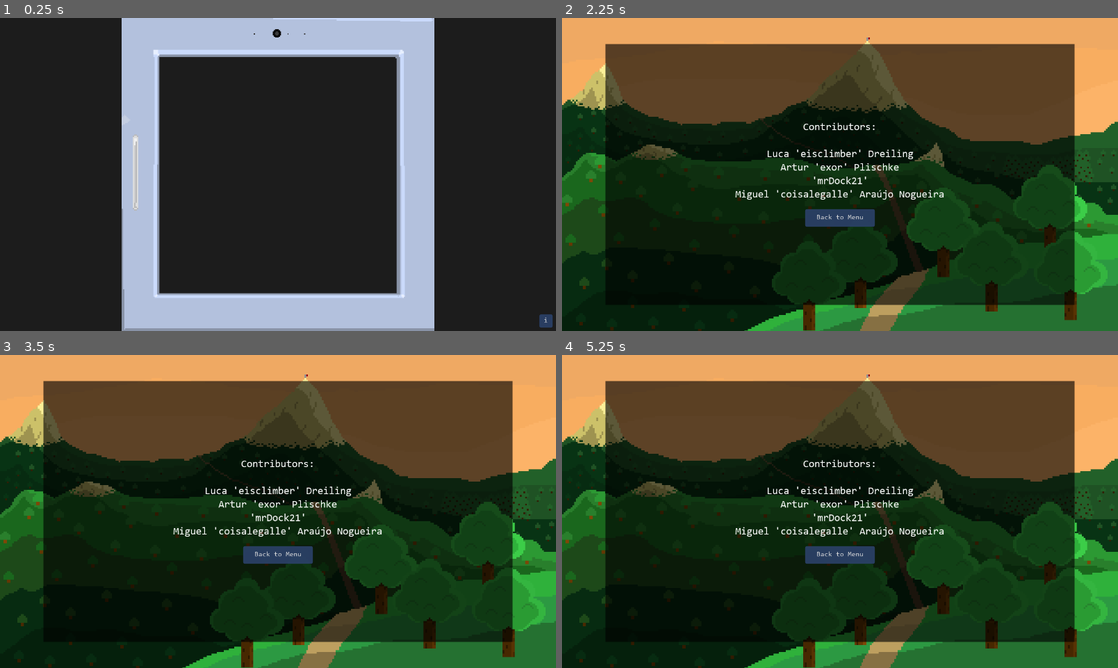
Above: before the commit, frames 1-4 (two rows, left to right).
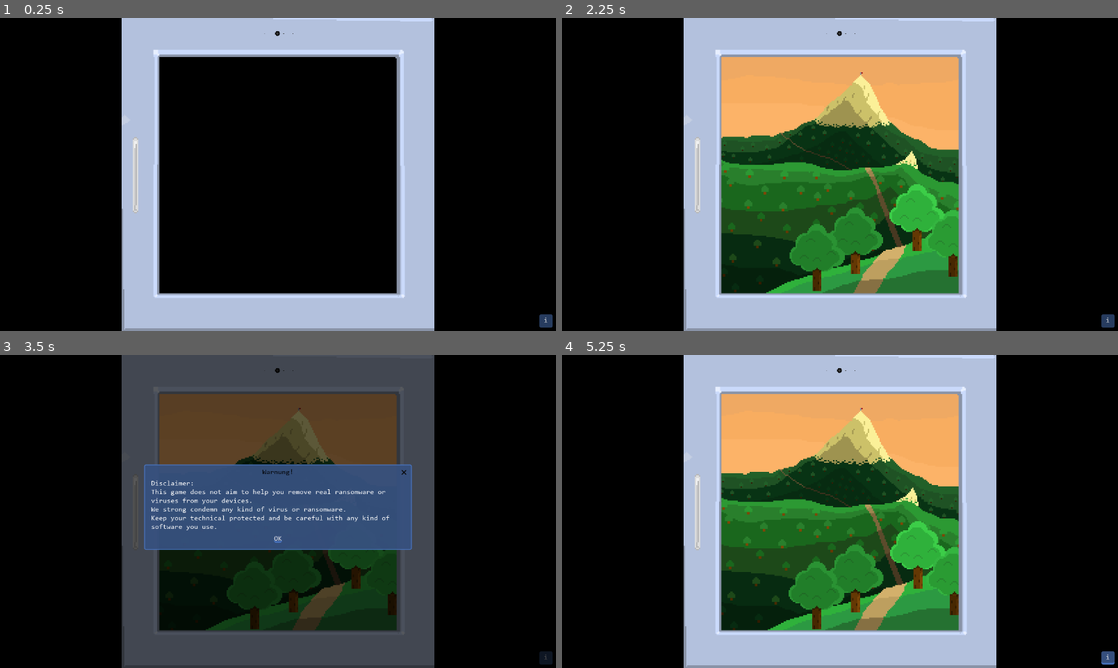
Above: after the commit, the same moments.

Repository: eisclimber/my-first-game-jam-summer-2021
Game: Godot game, scene res://scenes/screens/MainMenuScreen.tscn
Two runs of this game, one before a commit and one after it. Both use one fixed random seed, a clock stepped at 60 frames per second and the inputs below. Sound files missing from this copy of the repository are replaced by a short silence.
Inputs (mouse positions are in pixels of both pictures, inside the frame that each line leads up to):
- Up to frame 1 (0.25 s): no input
- Up to frame 2 (2.25 s): click "i" at 0.5 s; click (840, 174) at 1.25 s, where only the run before the commit has a clickable "Options"; click (840, 224) at 2 s, where only the run before the commit has a clickable "Credits"
- Up to frame 3 (3.5 s): click (544, 658) at 2.75 s, where only the run after the commit has a clickable "i"
- Up to frame 4 (5.25 s): click (840, 492) at 3.5 s, where only the run after the commit has a clickable "Play"; click (840, 492) at 4.25 s, where only the run after the commit has a clickable "Play"; click (840, 539) at 5 s, where only the run after the commit has a clickable "OK"

The runs differ from the first frame. In frame 1, 76% of the frame differs, in the area x 0-100%, y 0-100%; in frame 2, 94%; in frame 3, 82%; in frame 4, 94%.

Commit message:
More Fixes

Diff:
--- a/PlainProject/scenes/game/decoy_windows/SmithCoinNewsWindow.tscn
+++ b/PlainProject/scenes/game/decoy_windows/SmithCoinNewsWindow.tscn
@@ -7,10 +7,11 @@
 anchor_top = 0.5
 anchor_right = 0.5
 anchor_bottom = 0.5
-margin_left = -255.0
-margin_top = -176.0
-margin_right = 255.0
-margin_bottom = 176.0
+margin_left = -300.0
+margin_top = -226.5
+margin_right = 300.0
+margin_bottom = 226.5
+rect_min_size = Vector2( 600, 450 )
 title = "SmithCoin News"
 text_content = "News: This new and innovative Crypto Currency is taking over the globe
 
@@ -23,34 +24,34 @@
 Get them while they are hot!"
 
 [node name="Margin" parent="." index="0"]
-margin_right = 508.0
-margin_bottom = 350.0
+margin_right = 598.0
+margin_bottom = 451.0
 
 [node name="ContentVBox" parent="Margin" index="0"]
-margin_right = 502.0
-margin_bottom = 344.0
+margin_right = 592.0
+margin_bottom = 445.0
 
 [node name="TitleHBox" parent="Margin/ContentVBox" index="0"]
-margin_right = 498.0
+margin_right = 588.0
 
 [node name="TitleMargin" parent="Margin/ContentVBox/TitleHBox" index="1"]
-margin_right = 477.0
+margin_right = 567.0
 
 [node name="TitleLabel" parent="Margin/ContentVBox/TitleHBox/TitleMargin" index="0"]
-margin_right = 473.0
+margin_right = 563.0
 text = "SmithCoin News"
 
 [node name="CloseButton" parent="Margin/ContentVBox/TitleHBox" index="2"]
-margin_left = 481.0
-margin_right = 498.0
+margin_left = 571.0
+margin_right = 588.0
 
 [node name="ContentControl" parent="Margin/ContentVBox" index="1"]
-margin_right = 498.0
-margin_bottom = 342.0
+margin_right = 588.0
+margin_bottom = 443.0
 
 [node name="ContentLabel" parent="Margin/ContentVBox/ContentControl/ContentMargin" index="0"]
-margin_right = 488.0
-margin_bottom = 427.0
+margin_right = 578.0
+margin_bottom = 401.0
 text = "News: This new and innovative Crypto Currency is taking over the globe
 
 The coin uses an unique algorithm to generate a new coin.
--- a/PlainProject/scenes/game/hacked_window/HackedWindow.gd
+++ b/PlainProject/scenes/game/hacked_window/HackedWindow.gd
@@ -9,7 +9,7 @@
 onready var line_edit = $Margin/ContentVBox/ContentControl/ContentMargin/NotPayedHBox/CodeLineEdit
 
 func _ready() -> void:
-	line_edit.max_length = code.length()
+#	line_edit.max_length = code.length()
 	if has_code:
 		print("HackedWindow.gd: has_code was set initally with code \"%s\"." % code)
 
@@ -33,7 +33,7 @@
 
 	code = new_code
 
-	line_edit.max_length = code.length()
+#	line_edit.max_length = code.length()
 
 	print("HackedWindow.gd: [DEBUG] Code is ", code)
 
@@ -42,8 +42,6 @@
 
 func set_has_code(_has_code : bool) -> void:
 	has_code = _has_code
-
-
 
 
 func _on_CodeLineEdit_text_entered(_new_text : String) -> void:
--- a/PlainProject/scenes/screens/GameWonScreen.tscn
+++ b/PlainProject/scenes/screens/GameWonScreen.tscn
@@ -135,6 +135,18 @@
 "update": 1,
 "values": [ 0, 2 ]
 }
+tracks/10/type = "value"
+tracks/10/path = NodePath("MarginContainer:mouse_filter")
+tracks/10/interp = 1
+tracks/10/loop_wrap = true
+tracks/10/imported = false
+tracks/10/enabled = true
+tracks/10/keys = {
+"times": PoolRealArray( 0, 4.9 ),
+"transitions": PoolRealArray( 1, 1 ),
+"update": 1,
+"values": [ 0, 2 ]
+}
 
 [node name="GameWonScreen" type="Control"]
 anchor_right = 1.0
@@ -230,6 +242,7 @@
 [node name="MarginContainer" type="MarginContainer" parent="."]
 anchor_right = 1.0
 anchor_bottom = 1.0
+mouse_filter = 2
 custom_constants/margin_top = 100
 __meta__ = {
 "_edit_use_anchors_": false
--- a/PlainProject/scenes/screens/MainMenuScreen.gd
+++ b/PlainProject/scenes/screens/MainMenuScreen.gd
@@ -1,25 +1,40 @@
 extends Control
 
 func _ready():
+	set_menu_buttons_disabled(true)
 	start_animation()
 
+
 func start_animation():
-	var screen = $Margin
+	var screen = $AspectRatio/Margin
 	var tween = $Tween
 
 	yield(get_tree().create_timer(1), "timeout")
-
 	screen.rect_pivot_offset = screen.rect_size / 2
 	screen.rect_scale = Vector2(0, 0)
-	screen.show()
 
 	tween.interpolate_property(
 		screen, "rect_scale",
-		Vector2(0, 0), Vector2(1, 1), 1,
-		Tween.TRANS_ELASTIC, Tween.EASE_IN_OUT
+		Vector2(0, 0), Vector2(1, 1), 2,
+		Tween.TRANS_ELASTIC, Tween.EASE_OUT
 	)
+
+	tween.interpolate_property(
+		screen, "visible",
+		false, true, 0,
+		Tween.TRANS_ELASTIC, Tween.EASE_IN,
+		0.35
+	)
+
 	tween.start()
-	#yield(get_tree().create_timer(1), "timeout")
+
+
+func set_menu_buttons_disabled(_disabled : bool) -> void:
+	for child in $AspectRatio/Margin/ButtonsVBox.get_children():
+		if child is Button:
+			child.disabled = _disabled
+
+
 
 func _on_PlayButton_pressed():
 	var _error = get_tree().change_scene(ScenePaths.INTRO_SCENE)
@@ -44,3 +59,7 @@
 
 func _on_AcceptDialog_popup_hide():
 	$GrayOverlay.hide()
+
+
+func _on_Tween_tween_all_completed() -> void:
+	set_menu_buttons_disabled(false)
--- a/PlainProject/scenes/screens/MainMenuScreen.tscn
+++ b/PlainProject/scenes/screens/MainMenuScreen.tscn
@@ -87,59 +87,84 @@
 [node name="Background black" type="ColorRect" parent="."]
 anchor_right = 1.0
 anchor_bottom = 1.0
-color = Color( 0, 0, 0, 0.631373 )
-__meta__ = {
-"_edit_use_anchors_": false
-}
-
-[node name="Margin" type="MarginContainer" parent="."]
+color = Color( 0, 0, 0, 1 )
+__meta__ = {
+"_edit_use_anchors_": false
+}
+
+[node name="AspectRatio" type="AspectRatioContainer" parent="."]
+anchor_right = 1.0
+anchor_bottom = 1.0
+__meta__ = {
+"_edit_use_anchors_": false
+}
+
+[node name="Margin" type="MarginContainer" parent="AspectRatio"]
 visible = false
-anchor_left = 0.286
-anchor_top = 0.121
-anchor_right = 0.715
-anchor_bottom = 0.879
-margin_left = -0.0800171
-margin_top = -0.120003
-margin_right = -0.200073
-__meta__ = {
-"_edit_use_anchors_": false
-}
-
-[node name="Background PC" type="TextureRect" parent="Margin"]
-margin_right = 548.0
-margin_bottom = 545.0
+margin_left = 280.0
+margin_right = 1000.0
+margin_bottom = 720.0
+custom_constants/margin_right = 80
+custom_constants/margin_top = 80
+custom_constants/margin_left = 80
+custom_constants/margin_bottom = 80
+__meta__ = {
+"_edit_use_anchors_": false
+}
+
+[node name="PCBackgroundColor" type="ColorRect" parent="AspectRatio/Margin"]
+margin_left = 80.0
+margin_top = 80.0
+margin_right = 640.0
+margin_bottom = 640.0
+color = Color( 0.109804, 0.109804, 0.109804, 1 )
+__meta__ = {
+"_edit_use_anchors_": false
+}
+
+[node name="Background PC" type="TextureRect" parent="AspectRatio/Margin"]
+margin_left = 80.0
+margin_top = 80.0
+margin_right = 640.0
+margin_bottom = 640.0
 texture = ExtResource( 4 )
 stretch_mode = 7
 __meta__ = {
 "_edit_use_anchors_": false
 }
 
-[node name="ColorRect" type="ColorRect" parent="Margin"]
-margin_right = 548.0
-margin_bottom = 545.0
+[node name="GrayOverlay" type="ColorRect" parent="AspectRatio/Margin"]
+margin_left = 80.0
+margin_top = 80.0
+margin_right = 640.0
+margin_bottom = 640.0
 color = Color( 0, 0, 0, 0.631373 )
 __meta__ = {
 "_edit_use_anchors_": false
 }
 
-[node name="Margin" type="MarginContainer" parent="Margin"]
-margin_right = 548.0
-margin_bottom = 545.0
+[node name="Margin" type="MarginContainer" parent="AspectRatio/Margin"]
+margin_left = 80.0
+margin_top = 80.0
+margin_right = 640.0
+margin_bottom = 640.0
 custom_constants/margin_right = 60
 custom_constants/margin_top = 60
 custom_constants/margin_left = 60
 custom_constants/margin_bottom = 60
 
-[node name="ButtonsVBox" type="VBoxContainer" parent="Margin"]
-margin_right = 548.0
-margin_bottom = 545.0
+[node name="ButtonsVBox" type="VBoxContainer" parent="AspectRatio/Margin"]
+margin_left = 80.0
+margin_top = 80.0
+margin_right = 640.0
+margin_bottom = 640.0
 custom_constants/separation = 20
 alignment = 1
 
-[node name="ForkliftLogo" type="TextureRect" parent="Margin/ButtonsVBox"]
-margin_top = 48.0
-margin_right = 549.0
-margin_bottom = 176.0
+[node name="ForkliftLogo" type="TextureRect" parent="AspectRatio/Margin/ButtonsVBox"]
+margin_top = 56.0
+margin_right = 560.0
+margin_bottom = 184.0
 rect_min_size = Vector2( 0, 128 )
 texture = ExtResource( 5 )
 stretch_mode = 6
@@ -147,46 +172,48 @@
 "_edit_use_anchors_": false
 }
 
-[node name="PlayButton" parent="Margin/ButtonsVBox" instance=ExtResource( 1 )]
-margin_left = 154.0
-margin_top = 196.0
-margin_right = 394.0
-margin_bottom = 256.0
+[node name="PlayButton" parent="AspectRatio/Margin/ButtonsVBox" instance=ExtResource( 1 )]
+margin_left = 160.0
+margin_top = 204.0
+margin_right = 400.0
+margin_bottom = 264.0
 rect_min_size = Vector2( 240, 60 )
 size_flags_horizontal = 4
 text = "Play"
 
-[node name="OptionsButton" parent="Margin/ButtonsVBox" instance=ExtResource( 1 )]
-margin_left = 154.0
-margin_top = 276.0
-margin_right = 394.0
-margin_bottom = 336.0
+[node name="OptionsButton" parent="AspectRatio/Margin/ButtonsVBox" instance=ExtResource( 1 )]
+margin_left = 160.0
+margin_top = 284.0
+margin_right = 400.0
+margin_bottom = 344.0
 rect_min_size = Vector2( 240, 60 )
 size_flags_horizontal = 4
 text = "Options"
 
-[node name="CreditsButton" parent="Margin/ButtonsVBox" instance=ExtResource( 1 )]
-margin_left = 154.0
-margin_top = 356.0
-margin_right = 394.0
-margin_bottom = 416.0
+[node name="CreditsButton" parent="AspectRatio/Margin/ButtonsVBox" instance=ExtResource( 1 )]
+margin_left = 160.0
+margin_top = 364.0
+margin_right = 400.0
+margin_bottom = 424.0
 rect_min_size = Vector2( 240, 60 )
 size_flags_horizontal = 4
 text = "Credits"
 
-[node name="ExitButton" parent="Margin/ButtonsVBox" instance=ExtResource( 1 )]
-margin_left = 154.0
-margin_top = 436.0
-margin_right = 394.0
-margin_bottom = 496.0
+[node name="ExitButton" parent="AspectRatio/Margin/ButtonsVBox" instance=ExtResource( 1 )]
+margin_left = 160.0
+margin_top = 444.0
+margin_right = 400.0
+margin_bottom = 504.0
 rect_min_size = Vector2( 240, 60 )
 size_flags_horizontal = 4
 text = "Exit"
 
-[node name="ScreenEffect" type="TextureRect" parent="Margin"]
+[node name="ScreenEffect" type="TextureRect" parent="AspectRatio/Margin"]
 material = SubResource( 2 )
-margin_right = 548.0
-margin_bottom = 545.0
+margin_left = 80.0
+margin_top = 80.0
+margin_right = 640.0
+margin_bottom = 640.0
 mouse_filter = 2
 texture = ExtResource( 4 )
 stretch_mode = 7
@@ -194,9 +221,10 @@
 "_edit_use_anchors_": false
 }
 
-[node name="Foreground PC" type="TextureRect" parent="."]
-anchor_right = 1.0
-anchor_bottom = 1.0
+[node name="Foreground PC" type="TextureRect" parent="AspectRatio"]
+margin_left = 280.0
+margin_right = 1000.0
+margin_bottom = 720.0
 mouse_filter = 2
 texture = ExtResource( 7 )
 stretch_mode = 6
@@ -204,7 +232,7 @@
 "_edit_use_anchors_": false
 }
 
-[node name="PC Decoration" type="TextureRect" parent="Foreground PC"]
+[node name="PC Decoration" type="TextureRect" parent="AspectRatio/Foreground PC"]
 anchor_left = 0.437
 anchor_top = 0.001
 anchor_right = 0.558
@@ -220,13 +248,12 @@
 "_edit_use_anchors_": false
 }
 
-[node name="PC Decoration2" type="TextureRect" parent="Foreground PC"]
-anchor_left = 0.219
-anchor_top = 0.355
-anchor_right = 0.269
-anchor_bottom = 0.628
-margin_right = -0.320038
-margin_bottom = -0.160004
+[node name="PC Decoration2" type="TextureRect" parent="AspectRatio/Foreground PC"]
+anchor_top = 0.5
+anchor_bottom = 0.5
+margin_top = -98.2
+margin_right = 64.0
+margin_bottom = 98.2
 mouse_filter = 2
 texture = ExtResource( 6 )
 stretch_mode = 7
@@ -235,10 +262,12 @@
 }
 
 [node name="Margin2" type="MarginContainer" parent="."]
-margin_left = 1242.0
-margin_top = 682.0
-margin_right = 1280.0
-margin_bottom = 720.0
+anchor_left = 1.0
+anchor_top = 1.0
+anchor_right = 1.0
+anchor_bottom = 1.0
+margin_left = -38.0
+margin_top = -38.0
 grow_horizontal = 0
 grow_vertical = 0
 size_flags_horizontal = 4
@@ -291,9 +320,10 @@
 
 [node name="Tween" type="Tween" parent="."]
 
-[connection signal="pressed" from="Margin/ButtonsVBox/PlayButton" to="." method="_on_PlayButton_pressed"]
-[connection signal="pressed" from="Margin/ButtonsVBox/OptionsButton" to="." method="_on_OptionsButton_pressed"]
-[connection signal="pressed" from="Margin/ButtonsVBox/CreditsButton" to="." method="_on_CreditsButton_pressed"]
-[connection signal="pressed" from="Margin/ButtonsVBox/ExitButton" to="." method="_on_ExitButton_pressed"]
+[connection signal="pressed" from="AspectRatio/Margin/ButtonsVBox/PlayButton" to="." method="_on_PlayButton_pressed"]
+[connection signal="pressed" from="AspectRatio/Margin/ButtonsVBox/OptionsButton" to="." method="_on_OptionsButton_pressed"]
+[connection signal="pressed" from="AspectRatio/Margin/ButtonsVBox/CreditsButton" to="." method="_on_CreditsButton_pressed"]
+[connection signal="pressed" from="AspectRatio/Margin/ButtonsVBox/ExitButton" to="." method="_on_ExitButton_pressed"]
 [connection signal="pressed" from="Margin2/DisclaimerButton" to="." method="_on_DisclaimerButton_pressed"]
 [connection signal="popup_hide" from="DisclaimerDialog" to="." method="_on_AcceptDialog_popup_hide"]
+[connection signal="tween_all_completed" from="Tween" to="." method="_on_Tween_tween_all_completed"]
